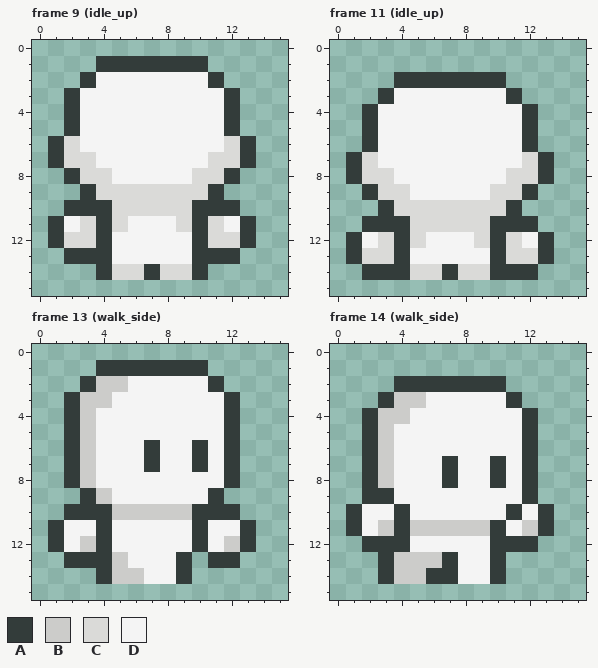
Two versions of one pixel-art file, src/main/resources/sprites/entities/player.aseprite. That is the earlier state.
16x16 pixels, 60 frames. Shown: frame 9 (idle_up), frame 11 (idle_up), frame 13 (walk_side), frame 14 (walk_side). The commit also changed other frames, which this record leaves out.
Palette (. is transparent): A #333c3a  B #ccccca  C #dadad8  D #f4f4f4
Once edited:
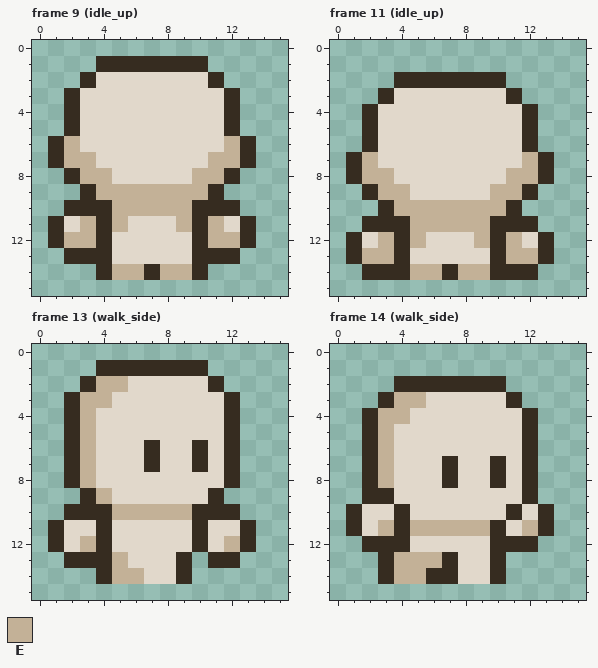
Colours new in this view: E #c3b197
The exact change:
@@ palette @@
-A #333c3a
+A #362c20
-D #f4f4f4
+D #e1d8cb
--- frame 9 (idle_up), layers "hand", "body"
@@ x 0..15 @@
  5 ..ADDDDDDDDDA...
- 6 .ACDDDDDDDDDCA..
- 7 .ACCDDDDDDDCCA..
- 8 ..ACCDDDDDCCA...
- 9 ...ACCCCCCCA....
-10 ..AAACCCCCAAA...
-11 .ADCACDDDCACDA..
-12 .ACCADDDDDACCA..
+ 6 .AEDDDDDDDDDEA..
+ 7 .AEEDDDDDDDEEA..
+ 8 ..AEEDDDDDEEA...
+ 9 ...AEEEEEEEA....
+10 ..AAAEEEEEAAA...
+11 .ADEAEDDDEAEDA..
+12 .AEEADDDDDAEEA..
 13 ..AAADDDDDAAA...
-14 ....ACCACCA.....
+14 ....AEEAEEA.....
 15 ................
--- frame 11 (idle_up), layers "hand", "body"
@@ x 0..15 @@
  6 ..ADDDDDDDDDA...
- 7 .ACDDDDDDDDDCA..
- 8 .ACCDDDDDDDCCA..
- 9 ..ACCDDDDDCCA...
-10 ...ACCCCCCCA....
-11 ..AAACCCCCAAA...
-12 .ADCACDDDCACDA..
-13 .ACCADDDDDACCA..
-14 ..AAACCACCAAA...
+ 7 .AEDDDDDDDDDEA..
+ 8 .AEEDDDDDDDEEA..
+ 9 ..AEEDDDDDEEA...
+10 ...AEEEEEEEA....
+11 ..AAAEEEEEAAA...
+12 .ADEAEDDDEAEDA..
+13 .AEEADDDDDAEEA..
+14 ..AAAEEAEEAAA...
 15 ................
--- frame 13 (walk_side), layers "hand", "body", "hand 2"
@@ x 0..15 @@
  1 ....AAAAAAA.....
- 2 ...ABBDDDDDA....
- 3 ..ABBDDDDDDDA...
- 4 ..ABDDDDDDDDA...
- 5 ..ABDDDDDDDDA...
- 6 ..ABDDDADDADA...
- 7 ..ABDDDADDADA...
- 8 ..ABDDDDDDDDA...
- 9 ...ABDDDDDDA....
-10 ..AAABBBBBAAA...
+ 2 ...AEEDDDDDA....
+ 3 ..AEEDDDDDDDA...
+ 4 ..AEDDDDDDDDA...
+ 5 ..AEDDDDDDDDA...
+ 6 ..AEDDDADDADA...
+ 7 ..AEDDDADDADA...
+ 8 ..AEDDDDDDDDA...
+ 9 ...AEDDDDDDA....
+10 ..AAAEEEEEAAA...
 11 .ADDADDDDDADDA..
-12 .ADBADDDDDADBA..
-13 ..AAABDDDA.AA...
-14 ....ABBDDA......
+12 .ADEADDDDDADEA..
+13 ..AAAEDDDA.AA...
+14 ....AEEDDA......
 15 ................
--- frame 14 (walk_side), layers "hand", "body", "hand 2"
@@ x 0..15 @@
  2 ....AAAAAAA.....
- 3 ...ABBDDDDDA....
- 4 ..ABBDDDDDDDA...
- 5 ..ABDDDDDDDDA...
- 6 ..ABDDDDDDDDA...
- 7 ..ABDDDADDADA...
- 8 ..ABDDDADDADA...
+ 3 ...AEEDDDDDA....
+ 4 ..AEEDDDDDDDA...
+ 5 ..AEDDDDDDDDA...
+ 6 ..AEDDDDDDDDA...
+ 7 ..AEDDDADDADA...
+ 8 ..AEDDDADDADA...
  9 ..AADDDDDDDDA...
 10 .ADDADDDDDDADA..
-11 .ADBABBBBBADBA..
+11 .ADEAEEEEEADEA..
 12 ..AAADDDDDAAA...
-13 ...ABBBADDA.....
-14 ...ABBAADDA.....
+13 ...AEEEADDA.....
+14 ...AEEAADDA.....
 15 ................
Where, in picture pixels (left, top, right, bottom), the same in both pictures:
changed: (48, 56, 256, 280)
changed: (346, 72, 554, 280)
changed: (48, 360, 256, 584)
changed: (346, 376, 554, 584)
